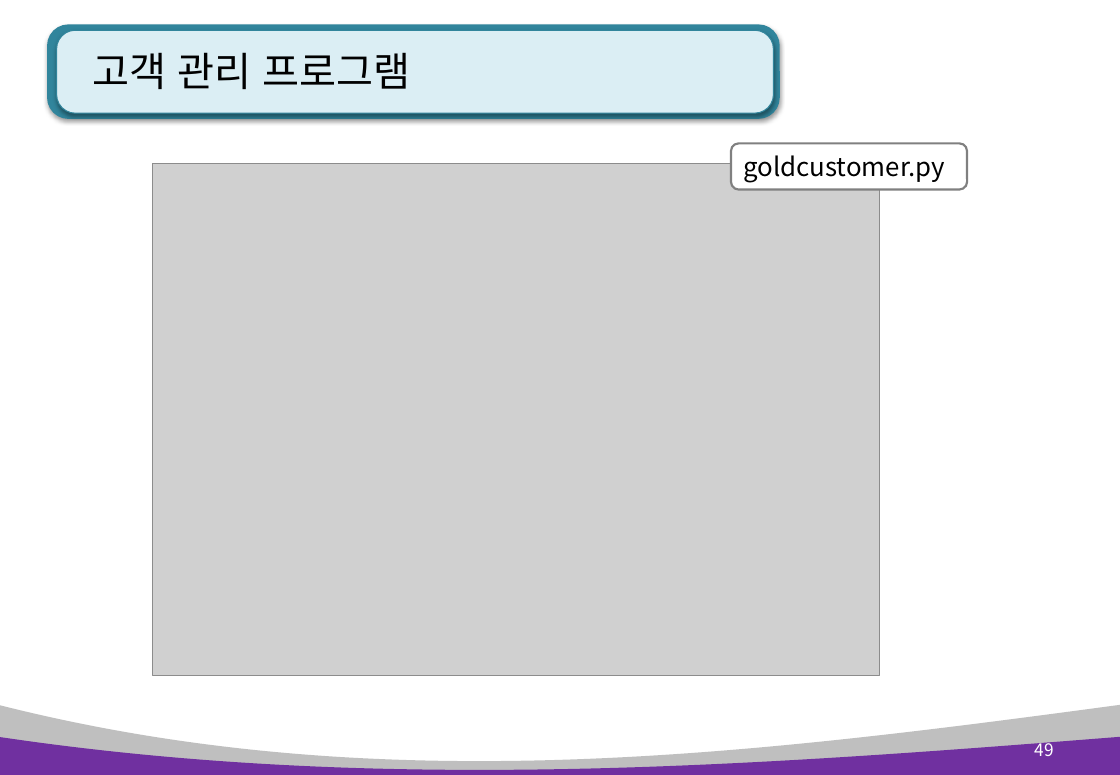
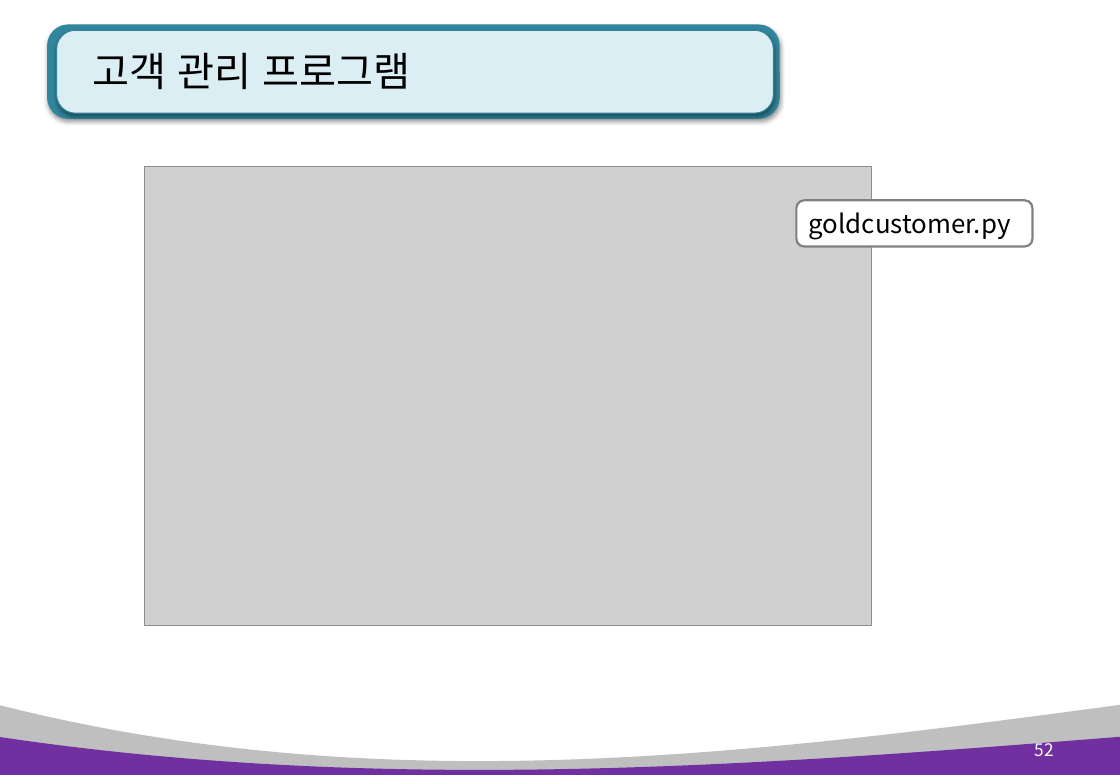
Before and after one commit to kiyongee2/green_project_web, a slide deck: slide 52 of python_ppt/Python 7장. 클래스와 상속 .pptx (slide 49 before the commit). Drawn at 1120x775 pixels with LibreOffice and Linux fonts; fonts in the diff are those of the drawing; grey boxes stand for pictures. Boxes give left, top, right and bottom in pixels: in the first picture for what was removed or moved away, otherwise in the second. Text is boxed around its words. In the diff, an @@ line names an element or a change of style, - is before the commit and + after.

```diff
--- a/python_ppt/Python 7장. 클래스와 상속 .pptx
+++ b/python_ppt/Python 7장. 클래스와 상속 .pptx
@@ picture: place and size @@
-picture at bbox=[153, 163, 880, 676]
+picture at bbox=[145, 167, 872, 626]
@@ rounded rectangle "goldcustomer.py": place and size @@
-rounded rectangle "goldcustomer.py" at bbox=[731, 144, 967, 190]
+rounded rectangle "goldcustomer.py" at bbox=[796, 201, 1032, 247]
@@ page number at bbox=[1034, 739, 1053, 756]: text changed @@
-49
+52
```
Also in this commit, not shown: 11 other slides changed, 3 slides added, 3 other files.
